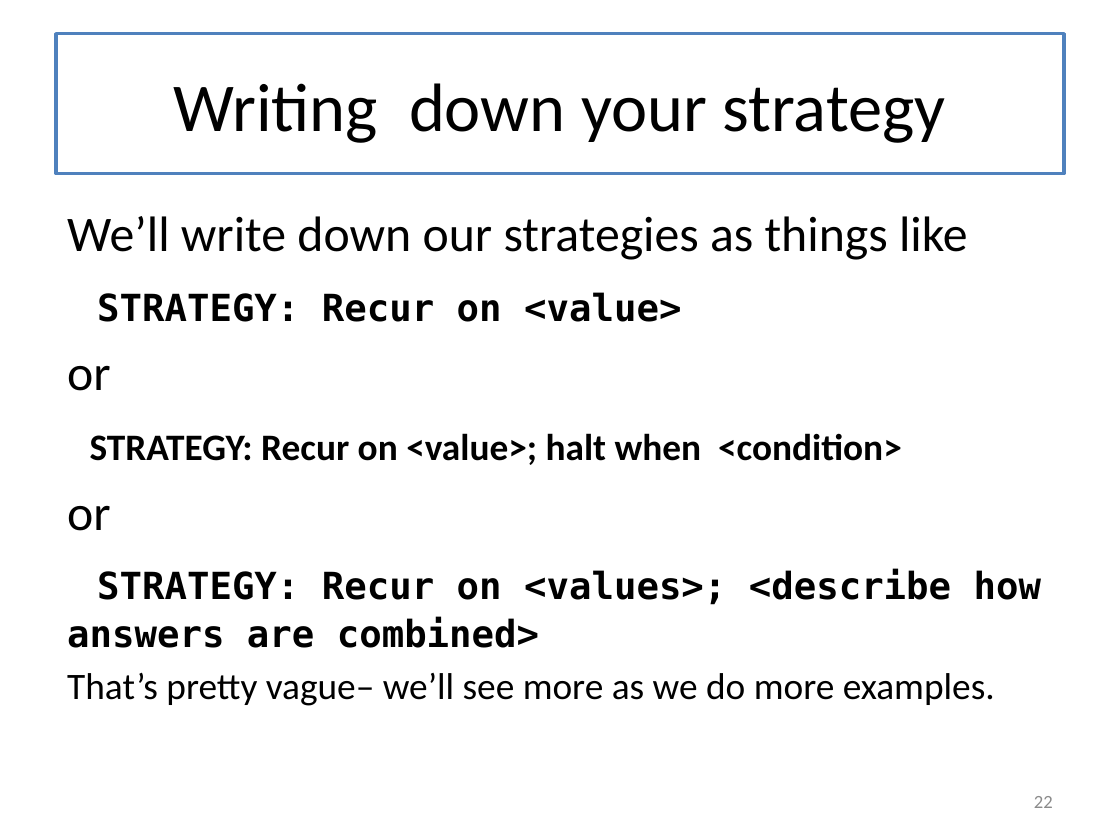
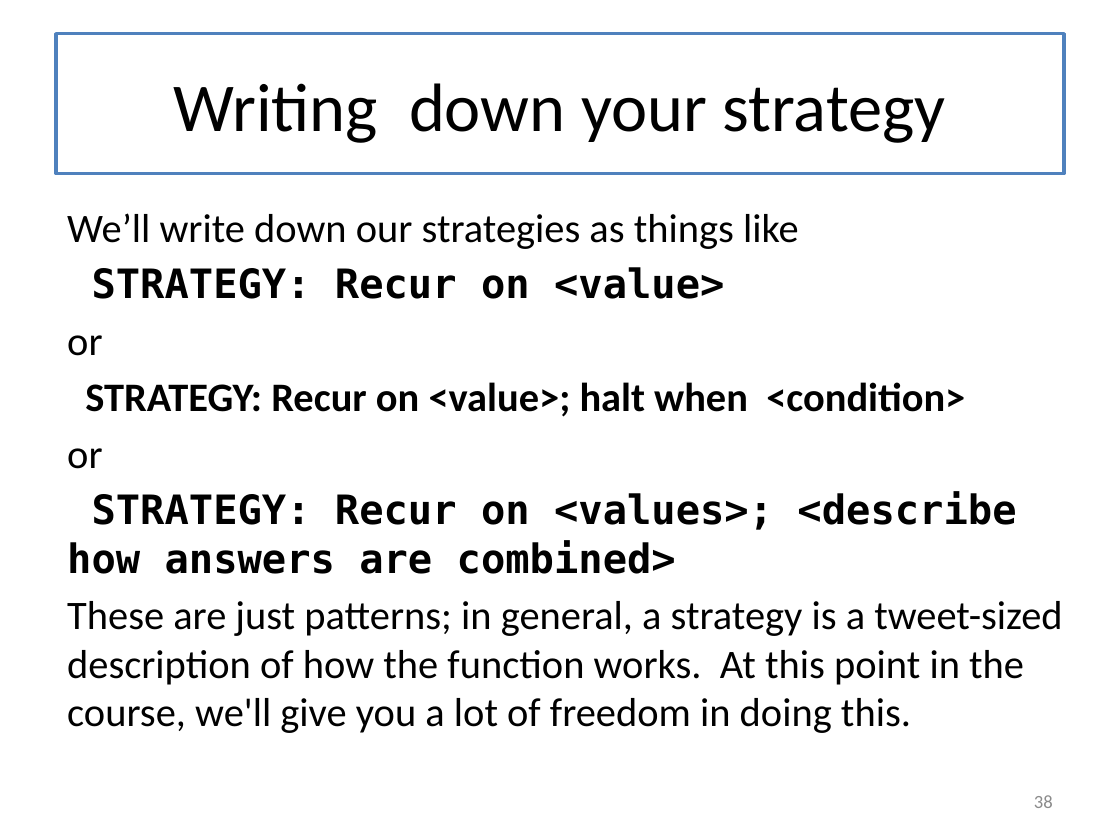
Before and after one commit to mwand/cs5010f16, a slide deck: slide 38 of Slides/Lesson 8.1 Introducing General Recursion.pptx (slide 22 before the commit). Drawn at 1120x840 pixels with LibreOffice and Linux fonts; fonts in the diff are those of the drawing. Boxes give left, top, right and bottom in pixels: in the first picture for what was removed or moved away, otherwise in the second. Text is boxed around its words. In the diff, an @@ line names an element or a change of style, - is before the commit and + after.

```diff
--- a/Slides/Lesson 8.1 Introducing General Recursion.pptx
+++ b/Slides/Lesson 8.1 Introducing General Recursion.pptx
@@ text at <box>67,213,1016,574</box>: size 32 to 26 pt in "We’ll write down our strategies as things ...", "or", "or"; size 24 to 26 pt in "STRATEGY: Recur on <value>", "STRATEGY: Recur on <value>; halt when <condition>", "STRATEGY: Recur on <values>; <describe how answers ..."; less space between paragraphs @@
@@ text at <box>67,601,1062,733</box>: text changed; size 24 to 26 pt @@
-That’s pretty vague– we’ll see more as we do more examples.
+These are just patterns; in general, a strategy is a tweet-sized description of how the function works. At this point in the course, we'll give you a lot of freedom in doing this.
@@ page number at <box>1034,795,1053,808</box>: text changed @@
-22
+38
```
Also in this commit, not shown: 22 other slides changed, 5 slides added, 11 other files.
